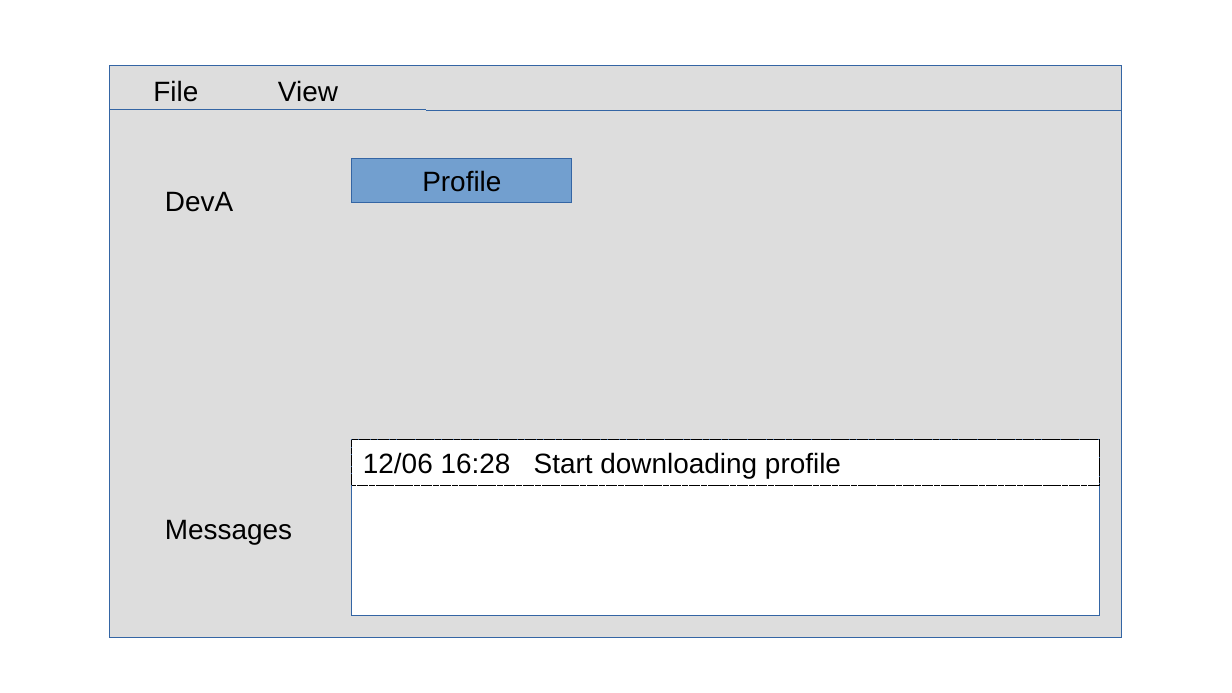
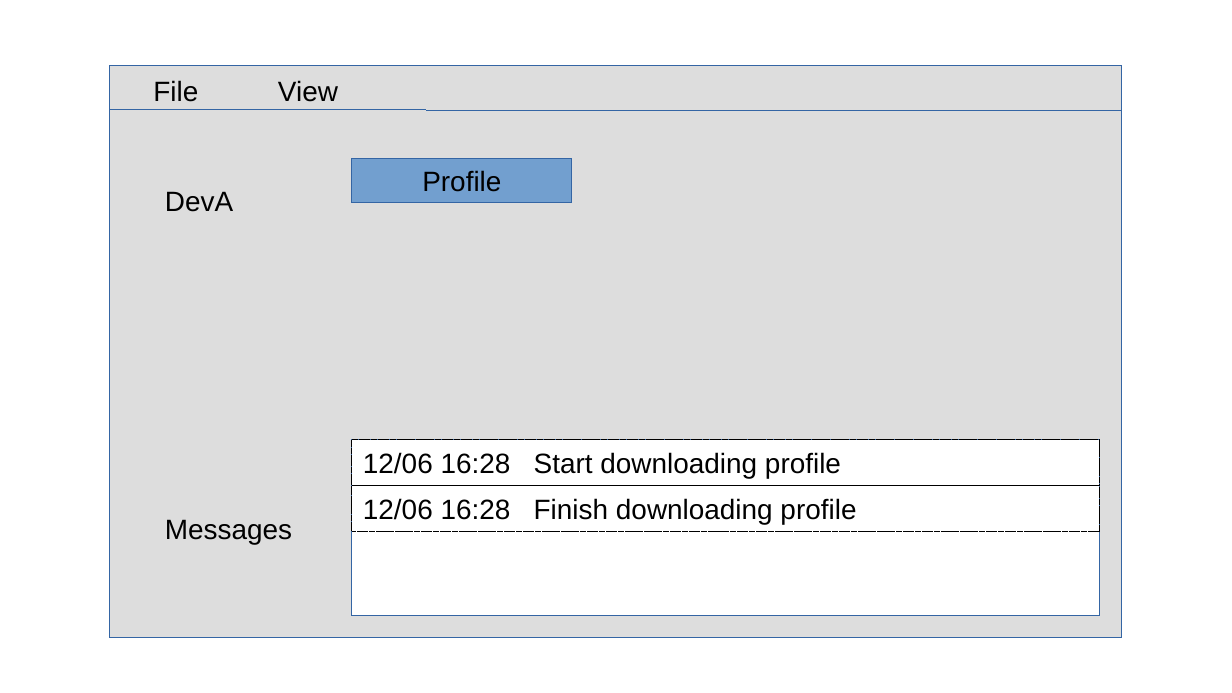
Before and after one commit to tomjpsun/obsidianVaults, a slide deck: slide 2 of DM9051A OTP 燒錄專案/Sketch.odp. Drawn at 1232x693 pixels with LibreOffice and Linux fonts; fonts in the diff are those of the drawing. Boxes give left, top, right and bottom in pixels: in the first picture for what was removed or moved away, otherwise in the second. Text is boxed around its words. In the diff, an @@ line names an element or a change of style, - is before the commit and + after.

```diff
--- a/DM9051A OTP 燒錄專案/Sketch.odp
+++ b/DM9051A OTP 燒錄專案/Sketch.odp
@@ rectangle added at [352,486,1100,532], outline #000000 0 pt dashed, 18 pt, text #000000 @@
+12/06 16:28 Finish downloading profile
```
Also in this commit, not shown: 1 other file.
